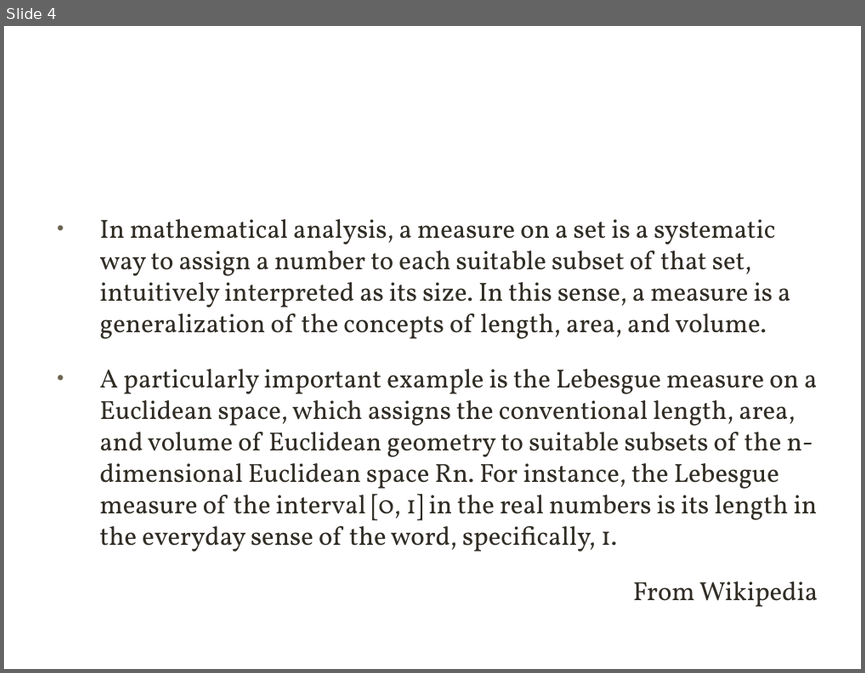
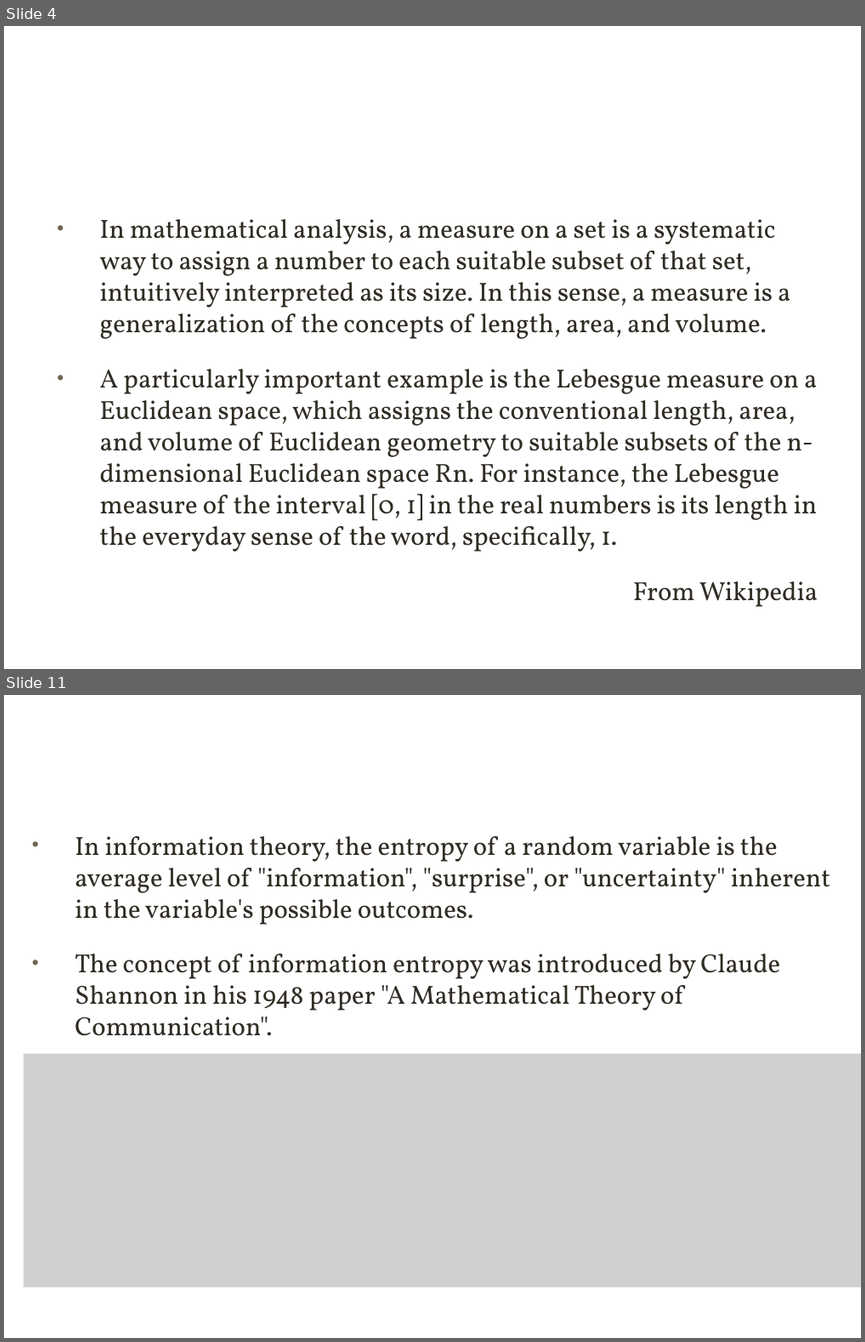
Before and after one commit to xuqinkun/Report, a slide deck: 深度学习-3.12-3.14.pptx. Shown one above the other, each under a label of ours: slide 4 before the commit, slides 4 and 11 after it; the slides between them are not shown. The pictures are 865x673 and 865x1342 pixels, drawn with LibreOffice and Linux fonts; fonts in the diff are those of the drawing; grey boxes stand for pictures; background and template pictures are left out. Boxes give left, top, right and bottom in pixels: in the first picture for what was removed or moved away, otherwise in the second. Text is boxed around its words. In the diff, an @@ line names an element or a change of style, - is before the commit and + after.

```diff
--- a/深度学习-3.12-3.14.pptx
+++ b/深度学习-3.12-3.14.pptx
@@ slide 11 added at (4,695,861,1338), background picture (left out) @@
@@ title added at (46,745,800,816), 40 pt, text #FFFFFF @@
+2.2 Shannon Entropy
@@ text added at (75,836,830,1036), 22 pt, text #302C24 @@
+• In information theory, the entropy of a random variable is the average level of "information", "surprise", or "uncertainty" inherent in the variable's possible outcomes.
+• The concept of information entropy was introduced by Claude Shannon in his 1948 paper "A Mathematical Theory of Communication".
@@ picture added at (24,1053,861,1287) @@
```
Also in this commit, not shown: 4 slides changed, 9 other slides added.
